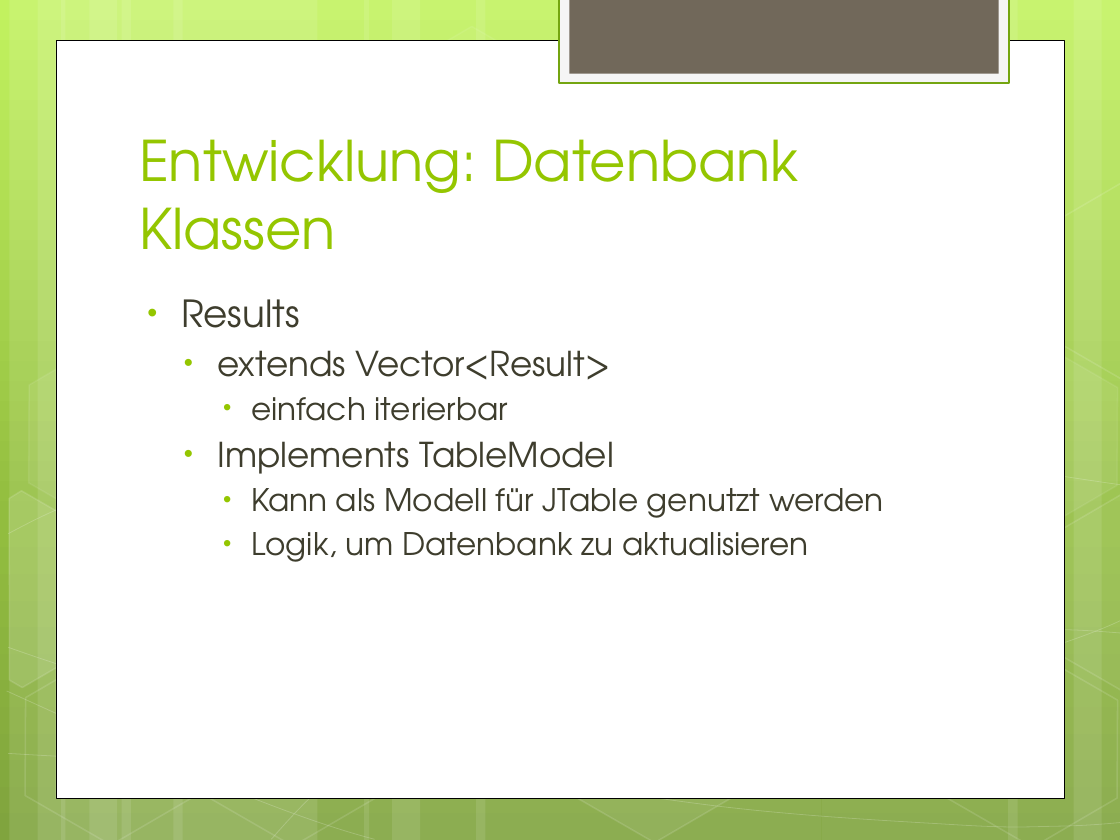
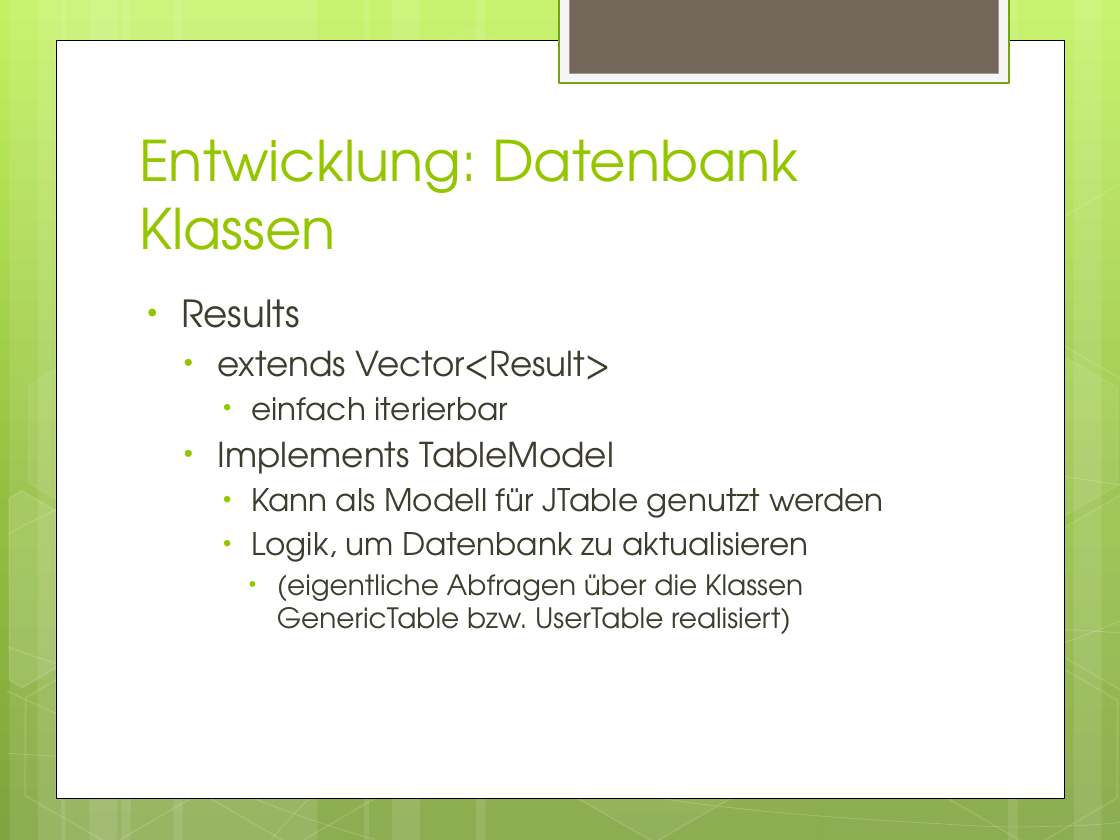
Before and after one commit to mabako/whz-db-ss12, a slide deck: slide 11 of Praesentation Datenbanken II.pptx. Drawn at 1120x840 pixels with LibreOffice and Linux fonts; fonts in the diff are those of the drawing. Boxes give left, top, right and bottom in pixels: in the first picture for what was removed or moved away, otherwise in the second. Text is boxed around its words. In the diff, an @@ line names an element or a change of style, - is before the commit and + after.

```diff
--- a/Praesentation Datenbanken II.pptx
+++ b/Praesentation Datenbanken II.pptx
@@ text at bbox=[277, 574, 803, 634]: paragraph added @@
+      • (eigentliche Abfragen über die Klassen GenericTable bzw. UserTable realisiert)
```
Also in this commit, not shown: 1 other slide changed, 9 other files.
